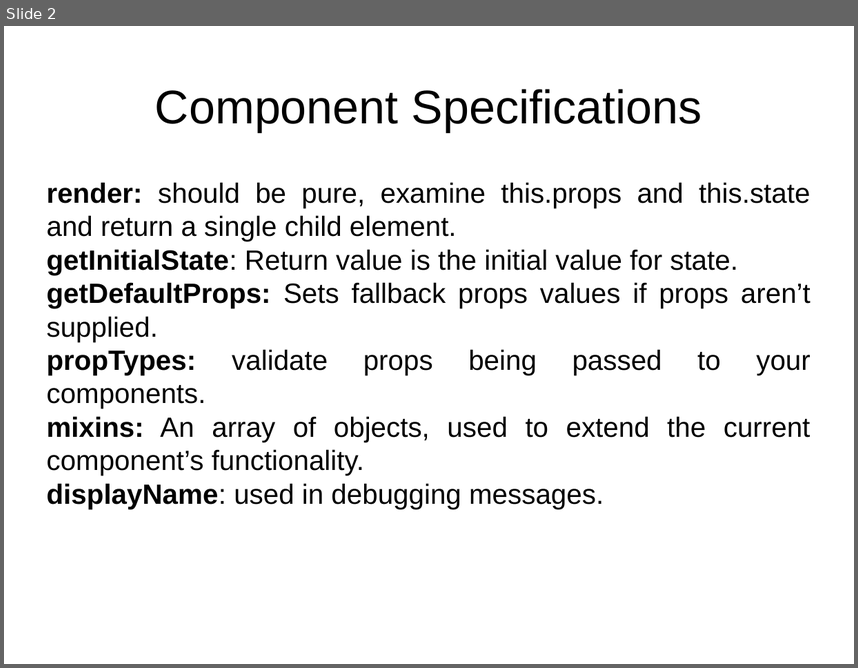
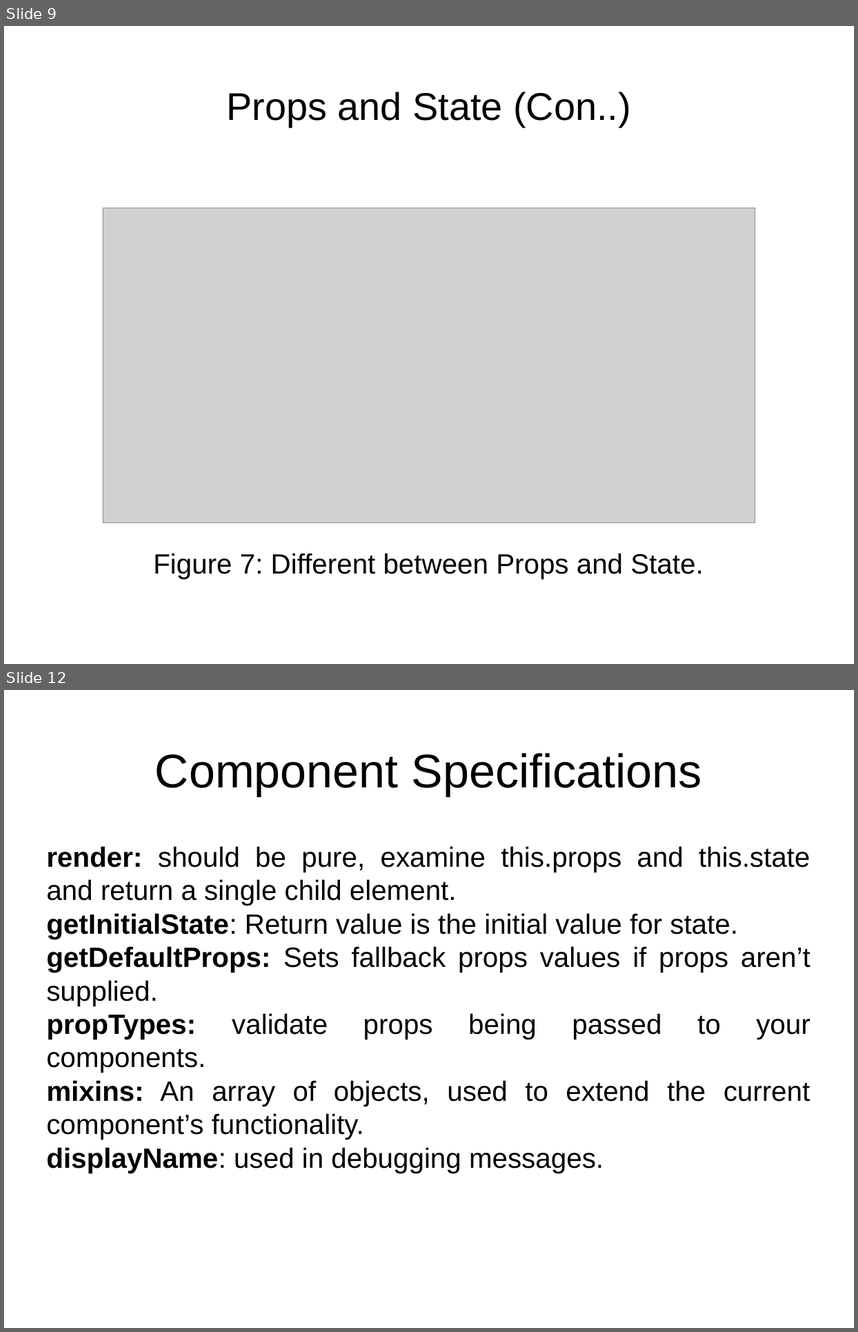
Before and after one commit to lnvtphu/MUsers, a slide deck: document/Presentation.pptx. Shown one above the other, each under a label of ours: slide 2 before the commit, slides 9 and 12 after it; the slides between them are not shown. The pictures are 858x668 and 858x1332 pixels, drawn with LibreOffice and Linux fonts; fonts in the diff are those of the drawing; grey boxes stand for pictures. Boxes give left, top, right and bottom in pixels: in the first picture for what was removed or moved away, otherwise in the second. Text is boxed around its words. In the diff, an @@ line names an element or a change of style, - is before the commit and + after.

```diff
--- a/document/Presentation.pptx
+++ b/document/Presentation.pptx
@@ slide 9 added at (x1=4, y1=26, x2=854, y2=664), background #FFFFFF @@
@@ text added at (x1=226, y1=92, x2=631, y2=127), 36 pt, text #000000 @@
+Props and State (Con..)
@@ picture added at (x1=103, y1=208, x2=755, y2=523) @@
@@ text added at (x1=153, y1=552, x2=703, y2=579), 26 pt, text #000000 @@
+Figure 7: Different between Props and State.
@@ what was slide 2 is now slide 12 @@
```
Also in this commit, not shown: 2 slides changed, 10 other slides added, 7 other files.
